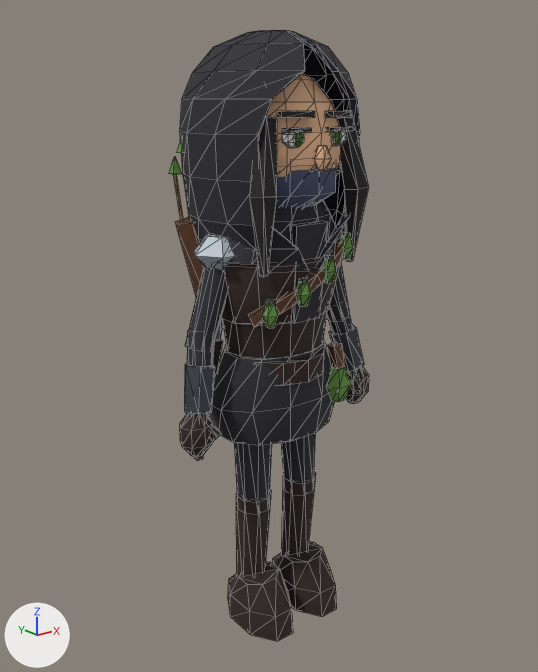
One commit to the glTF model assets/models/production/SK_Sable_HQ.glb: the scene before it, then after it.
Rendered twice from a camera (50 mm lens) standing at (-1.381, -1.731, 1.63) and looking at (0.008, 0.005, 0.935). The lights are fixed; the arrows at lower left show +X, +Y and +Z. The picture after the commit comes second. Mesh edges are drawn as thin lines. Vertices at exactly the same position are counted once.

Objects in the first picture: 'SK_Sable_HQ'.
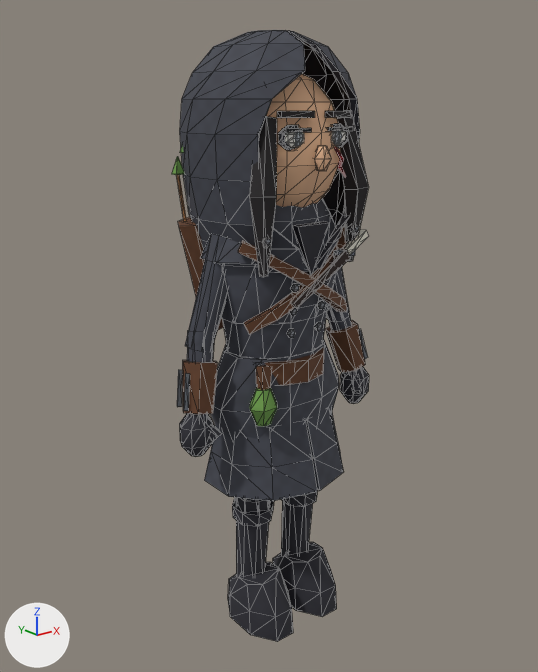
Where the change shows, as pixel boxes (x1, y1, x2, y2) in the pictures (538 x 672 px; the box of a moved part takes in the faces that stretch with it):
'SK_Sable_HQ', reshaped
    before: (169, 30, 369, 642)
    after: (172, 30, 369, 642)
part 1 of me_sk_sable_hq_mesh, moved or reshaped (not visible before)
    after: (291, 248, 350, 308)
part 2 of me_sk_sable_hq_mesh, added
    after: (334, 250, 355, 256)
part 3 of me_sk_sable_hq_mesh, moved or reshaped
    before: (194, 234, 234, 270)
    after: (250, 387, 277, 426)
part 4 of me_sk_sable_hq_mesh, moved or reshaped
    before: (327, 342, 344, 369)
    after: (256, 365, 272, 391)
part 5 of me_sk_sable_hq_mesh, moved or reshaped
    before: (173, 174, 184, 221)
    after: (359, 329, 368, 359)
part 6 of me_sk_sable_hq_mesh, added
    after: (177, 370, 183, 407)
part 7 of me_sk_sable_hq_mesh, added
    after: (184, 373, 190, 411)
part 8 of me_sk_sable_hq_mesh, moved or reshaped
    before: (175, 217, 224, 328)
    after: (178, 217, 224, 330)
part 9 of me_sk_sable_hq_mesh, moved or reshaped (mostly hidden)
    before: (177, 140, 183, 153)
    after: (180, 146, 184, 153)
part 10 of me_sk_sable_hq_mesh, added
    after: (176, 175, 187, 222)
part 11 of me_sk_sable_hq_mesh, added
    after: (172, 157, 185, 175)
part 12 of me_sk_sable_hq_mesh, added
    after: (332, 124, 348, 148)
part 13 of me_sk_sable_hq_mesh, added
    after: (278, 125, 299, 151)
part 14 of me_sk_sable_hq_mesh, added
    after: (306, 410, 343, 491)
part 15 of me_sk_sable_hq_mesh, added
    after: (281, 490, 318, 507)
part 16 of me_sk_sable_hq_mesh, added
    after: (232, 497, 274, 526)
part 17 of me_sk_sable_hq_mesh, moved or reshaped
    before: (169, 156, 364, 461)
    after: (182, 147, 368, 501)
part 18 of me_sk_sable_hq_mesh, surface changed
    both: (180, 30, 364, 641)
part 19 of me_sk_sable_hq_mesh, recoloured
    both: (180, 30, 364, 641)

The change, as a list of edits to the scene's bpy script:
```text
Add mat_m_palette_shadow_hq:
    mat_m_palette_shadow_hq = bpy.data.materials.new('M_Palette_Shadow_HQ')
    # uses the picture img_t_emissive_hq
    # uses the picture img_t_palette_shadow_hq
Change me_sk_sable_hq_mesh:
    remove me_sk_sable_hq_mesh.from_pydata(...)  # 1358 vertices, 2452 faces; spans x -0.37..0.37, y -0.26..0.26, z 0.0..1.81
    add me_sk_sable_hq_mesh.from_pydata(...)  # 1582 vertices, 2836 faces; spans x -0.37..0.37, y -0.26..0.26, z 0.0..1.81
    me_sk_sable_hq_mesh part 1: the loose piece of 8 vertices spanning x 0.15..0.22, y 0.03..0.11, z 0.54..0.95 is multiplied about its middle by the matrix ((-0.337, -0.042, 0.456), (-0.013, -0.564, -0.062), (0.457, -0.048, 0.333)), then moved by (-0.16, -0.27, 0.41), in mat_m_palette_shadow_hq
    me_sk_sable_hq_mesh part 2: a new loose piece, a box spanning x 0.088..0.156, y -0.211..-0.192, z 1.205..1.224, in mat_m_palette_shadow_hq
    me_sk_sable_hq_mesh part 3: the loose piece of 18 vertices spanning x -0.28..-0.1, y -0.11..0.04, z 1.18..1.28 is scaled about its middle by (0.543, 0.465, 1.12), then moved by (0.05, -0.13, -0.44), in mat_m_palette_shadow_hq
    me_sk_sable_hq_mesh part 4: the loose piece of 8 vertices spanning x 0.12..0.16, y -0.18..-0.14, z 0.84..0.93 is multiplied about its middle by the matrix ((0.876, 0.029, 0.235), (-0.033, 0.906, 0.012), (-0.234, -0.02, 0.876)), then moved by (-0.28, 0.0, 0.0), in mat_m_palette_shadow_hq
    me_sk_sable_hq_mesh part 5: the loose piece of 6 vertices spanning x -0.24..-0.21, y 0.13, z 1.3..1.44 is multiplied about its middle by the matrix ((0.719, 0.0, 0.257), (0.046, -0.752, -0.129), (0.253, 0.137, -0.708)), then moved by (0.57, -0.2, -0.51), in mat_m_palette_shadow_hq
    me_sk_sable_hq_mesh part 6: the loose piece of 6 vertices spanning x -0.24..-0.21, y 0.13, z 1.3..1.44 is copied, and the copy is scaled about its middle by (1.13, -1.48, -0.739), then moved by (-0.12, -0.16, -0.51), in mat_m_palette_shadow_hq; it spans x -0.36..-0.33, y -0.05..-0.01, z 0.81..0.91
    me_sk_sable_hq_mesh part 7: the loose piece of 6 vertices spanning x 0.04..0.11, y 0.11..0.12, z 0.79..1.38 is copied, and the copy is scaled about its middle by (0.371, 1.77, 0.172), then moved by (-0.42, -0.18, -0.23), in mat_m_palette_shadow_hq; it spans x -0.36..-0.33, y -0.08..-0.05, z 0.81..0.91
    me_sk_sable_hq_mesh part 8: the loose piece of 12 vertices spanning x -0.24..-0.06, y 0.07..0.18, z 0.96..1.31 is turned 4 degrees about the x axis through its middle, in mat_m_palette_shadow_hq
    me_sk_sable_hq_mesh part 9: the loose piece of 8 vertices spanning x -0.22..-0.19, y 0.12..0.14, z 1.49..1.54 is moved by (0.0, -0.02, 0.0), in mat_m_palette_shadow_hq
    me_sk_sable_hq_mesh part 10: the loose piece of 6 vertices spanning x -0.24..-0.21, y 0.13, z 1.3..1.44 is copied, and the copy is moved by (0.0, -0.02, 0.0), in mat_m_palette_shadow_hq; it spans x -0.24..-0.21, y 0.11..0.12, z 1.3..1.44
    me_sk_sable_hq_mesh part 11: the loose piece of 8 vertices spanning x -0.25..-0.22, y 0.12..0.14, z 1.44..1.48 is copied, and the copy is moved by (0.0, -0.02, 0.0), in mat_m_palette_shadow_hq; it spans x -0.25..-0.22, y 0.1..0.13, z 1.44..1.48
    me_sk_sable_hq_mesh part 12: the loose piece of 32 vertices spanning x -0.12..-0.04, y -0.22..-0.19, z 1.52..1.57 is copied, and the copy is moved by (0.15, 0.0, 0.0), in mat_m_palette_shadow_hq; it spans x 0.03..0.12, y -0.21..-0.19, z 1.51..1.57
    me_sk_sable_hq_mesh part 13: the loose piece of 32 vertices spanning x 0.04..0.12, y -0.22..-0.19, z 1.52..1.57 is copied, and the copy is moved by (-0.15, 0.0, 0.0), in mat_m_palette_shadow_hq; it spans x -0.12..-0.03, y -0.21..-0.19, z 1.51..1.57
    me_sk_sable_hq_mesh part 14: a new loose piece of 18 vertices spanning x 0.0..0.23, y -0.25..0.17, z 0.5..0.72, in mat_m_palette_shadow_hq
    me_sk_sable_hq_mesh part 15: a new loose piece of 16 vertices spanning x 0.03..0.16, y -0.11..0.02, z 0.36..0.41, in mat_m_palette_shadow_hq
    me_sk_sable_hq_mesh part 16: a new loose piece of 16 vertices spanning x -0.16..-0.03, y -0.11..0.02, z 0.36..0.41, in mat_m_palette_shadow_hq
    me_sk_sable_hq_mesh part 17: 142 vertices moved from x -0.33..0.33, y -0.24..0.15, z 0.54..1.48 to x -0.33..0.33, y -0.22..0.17, z 0.5..1.46; 126 vertices removed from x -0.25..0.22, y -0.23..0.15, z 0.74..1.56; 174 vertices added at x -0.2..0.27, y -0.25..0.16, z 0.5..1.52
    me_sk_sable_hq_mesh part 18: 1450 kept faces spanning x -0.37..0.37, y -0.23..0.26, z 0.0..1.81 get new texture (UV) coordinates
    me_sk_sable_hq_mesh part 19: 1996 faces spanning x -0.37..0.37, y -0.26..0.26, z 0.0..1.81 switch from mat_m_palette_hq to mat_m_palette_shadow_hq
    other edits to the shape of me_sk_sable_hq_mesh do not show in these pictures
```
